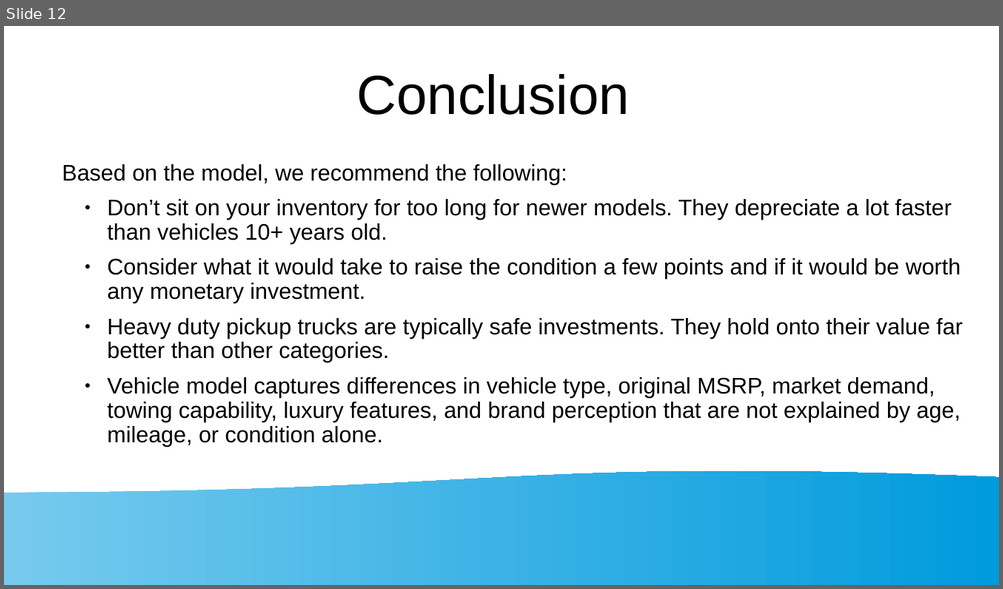
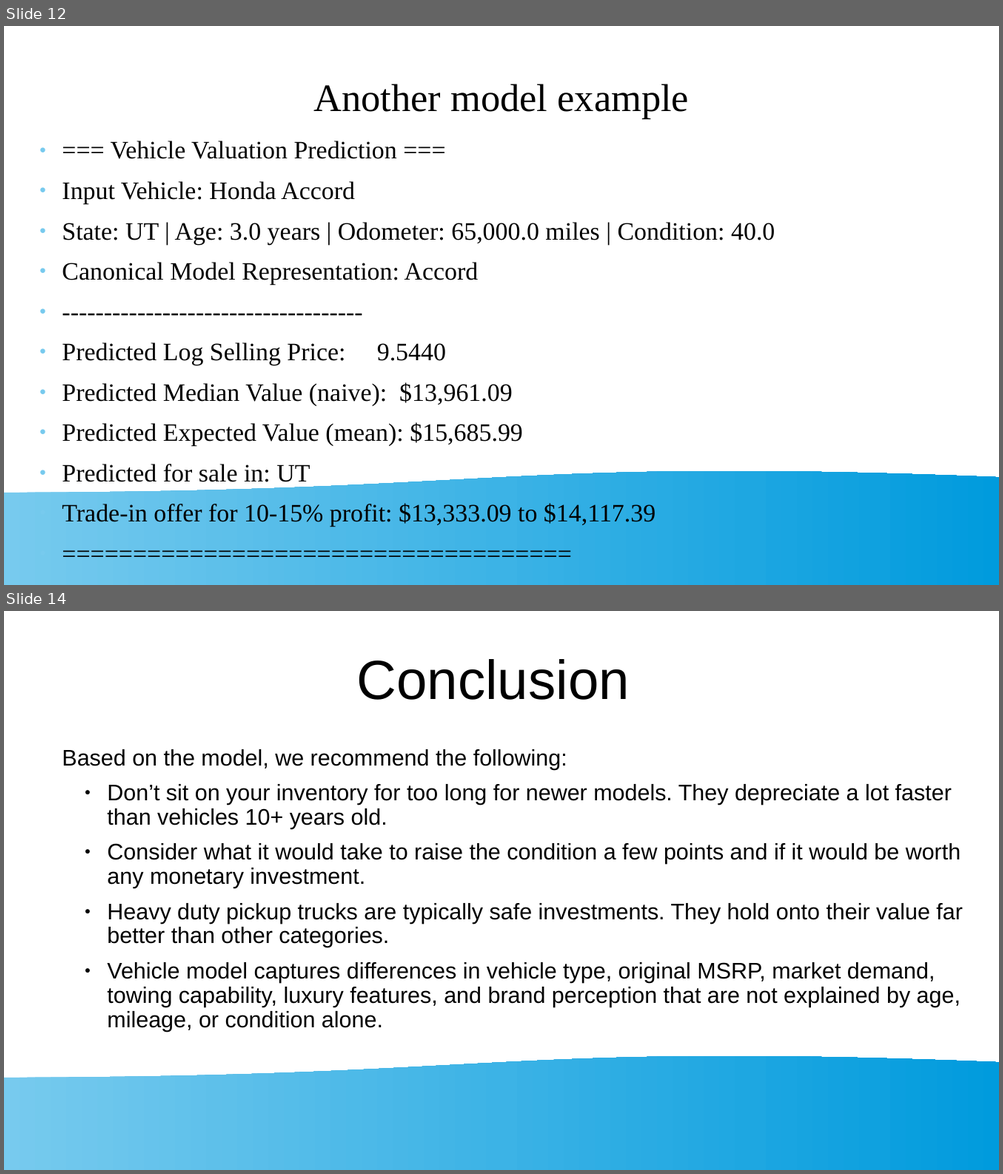
Before and after one commit to sbowler/project-one, a slide deck: presentations/project1_presentation.pptx. Shown one above the other, each under a label of ours: slide 12 before the commit, slides 12 and 14 after it; the slides between them are not shown. The pictures are 1003x589 and 1003x1174 pixels, drawn with LibreOffice and Linux fonts; fonts in the diff are those of the drawing. Boxes give left, top, right and bottom in pixels: in the first picture for what was removed or moved away, otherwise in the second. Text is boxed around its words. In the diff, an @@ line names an element or a change of style, - is before the commit and + after.

Commit message:
updated the presentation with some results from the model.

```diff
--- a/presentations/project1_presentation.pptx
+++ b/presentations/project1_presentation.pptx
@@ slide 12 added at (x1=4, y1=26, x2=999, y2=585), background #FFFFFF; not listed: 1 template element that a slide beside it also shows @@
@@ title added at (x1=314, y1=84, x2=689, y2=119), 31 pt, text #000000 @@
+Another model example
@@ subtitle added at (x1=62, y1=141, x2=774, y2=527), 20 pt, text #000000 @@
+● === Vehicle Valuation Prediction ===
+● Input Vehicle: Honda Accord
+● State: UT | Age: 3.0 years | Odometer: 65,000.0 miles | Condition: 40.0
+● Canonical Model Representation: Accord
+● ------------------------------------
+● Predicted Log Selling Price: 9.5440
+● Predicted Median Value (naive): $13,961.09
+● Predicted Expected Value (mean): $15,685.99
+● Predicted for sale in: UT
+● Trade-in offer for 10-15% profit: $13,333.09 to $14,117.39
+● ====================================
@@ what was slide 12 is now slide 14 @@
```
Also in this commit, not shown: 2 slides changed, 2 other slides added, 1 slide removed.
